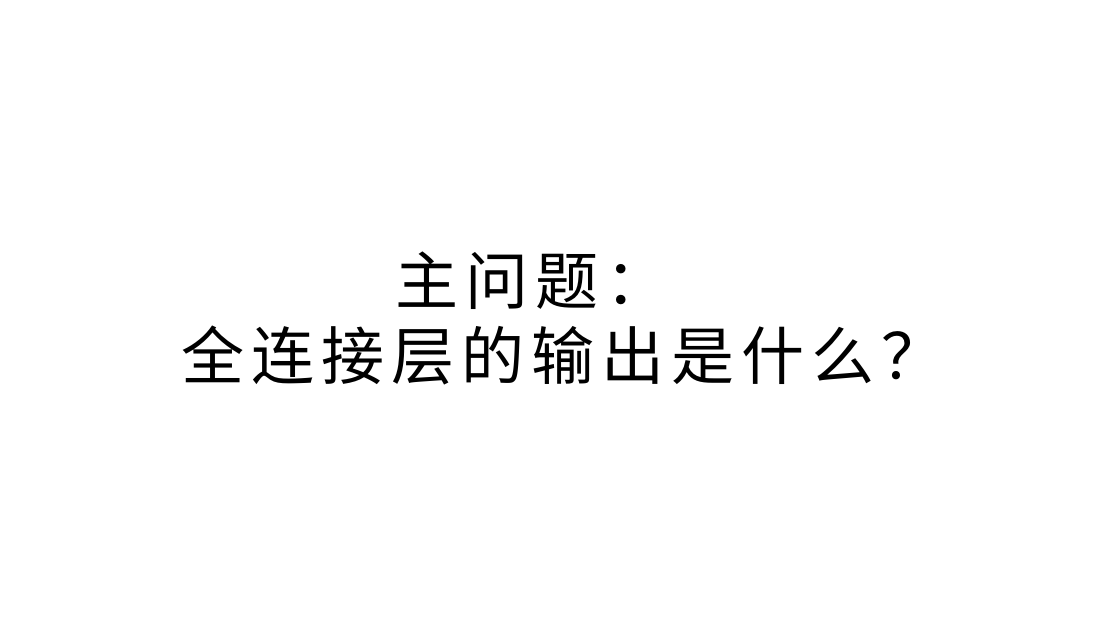
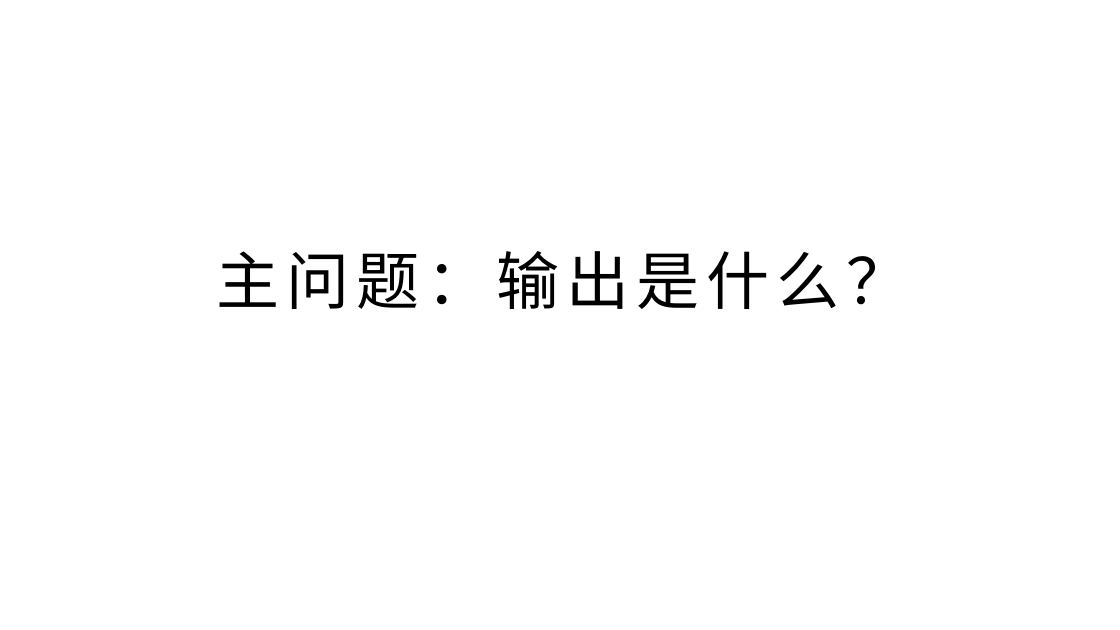
Before and after one commit to yyc-git/DeepLearningEdu, a slide deck: slide 8 of lessons/5_handwriting_by_linear_layer/ppt/用全连接层识别手写数字.pptx. Drawn at 1120x630 pixels with LibreOffice and Linux fonts; fonts in the diff are those of the drawing; background and template pictures are left out. Boxes give left, top, right and bottom in pixels: in the first picture for what was removed or moved away, otherwise in the second. Text is boxed around its words. In the diff, an @@ line names an element or a change of style, - is before the commit and + after.

```diff
--- a/lessons/5_handwriting_by_linear_layer/ppt/用全连接层识别手写数字.pptx
+++ b/lessons/5_handwriting_by_linear_layer/ppt/用全连接层识别手写数字.pptx
@@ title at [217, 251, 910, 309]: text changed @@
-主问题：
-全连接层的输出是什么？
+主问题：输出是什么？
```
Also in this commit, not shown: 12 other slides changed.
